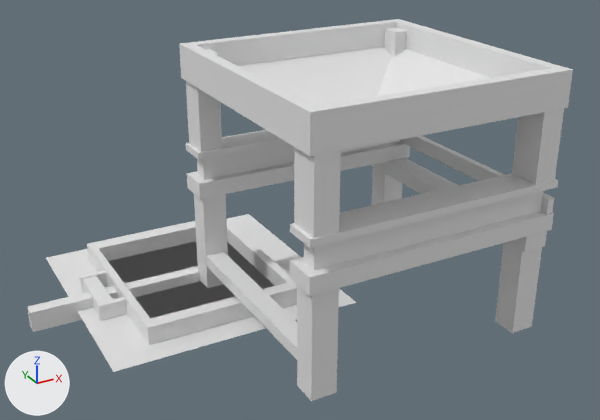
The Blender file src/main/resources/assets/projectsteam_crafting/objmodels/mechanical_sieve.blend as it was, and as the next commit left it.
The view is the same before and after, from a 50 mm camera at (-1.1, -2.95, 1.68) aimed at (0.31, -0.37, 0.4). Every picture has the same lights, and +X, +Y and +Z are marked at lower left.

In view in the first picture: 'arm', 'base', 'hopper_plane', 'sieve', 'sieve.001', 'sieve_hopper'.
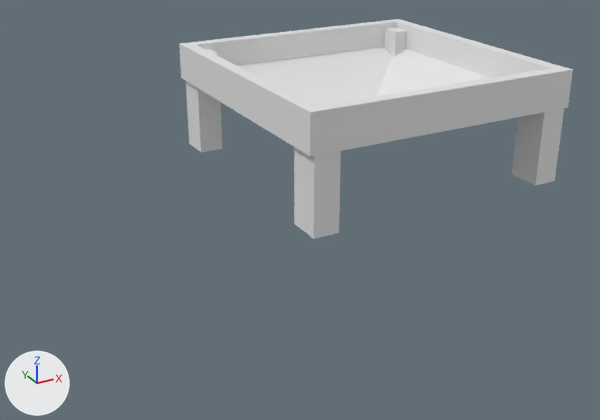
Edits to the scene script, one JSON object a line:
```json
{"op": "add", "block": "ob_base", "code": "ob_base.hide_set(True)"}
{"op": "add", "block": "ob_arm", "code": "ob_arm.hide_set(True)"}
{"op": "add", "block": "ob_sieve_001", "code": "ob_sieve_001.hide_set(True)"}
{"op": "add", "block": "ob_sieve", "code": "ob_sieve.hide_set(True)"}
{"op": "add", "block": "ob_hopper_plane", "code": "ob_hopper_plane.hide_set(True)"}
```

What differs and where, as boxes (x1, y1, x2, y2) in the pictures (600 x 420 px):
```json
{"object": "base", "change": "hidden", "before": [186, 130, 558, 401]}
{"object": "hopper_plane", "change": "hidden", "before": [46, 214, 356, 372]}
{"object": "sieve", "change": "hidden", "before": [79, 221, 297, 345]}
{"object": "arm", "change": "hidden", "before": [27, 266, 200, 332]}
{"object": "sieve.001", "change": "hidden", "before": [108, 242, 274, 319]}
```
